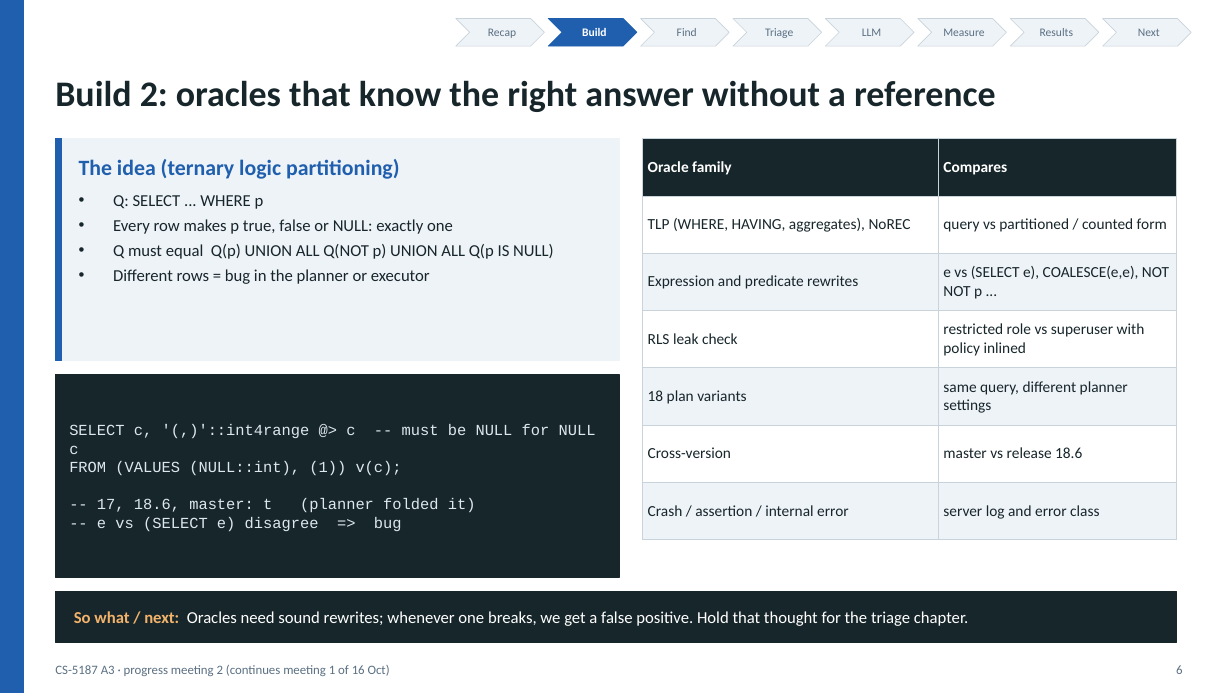
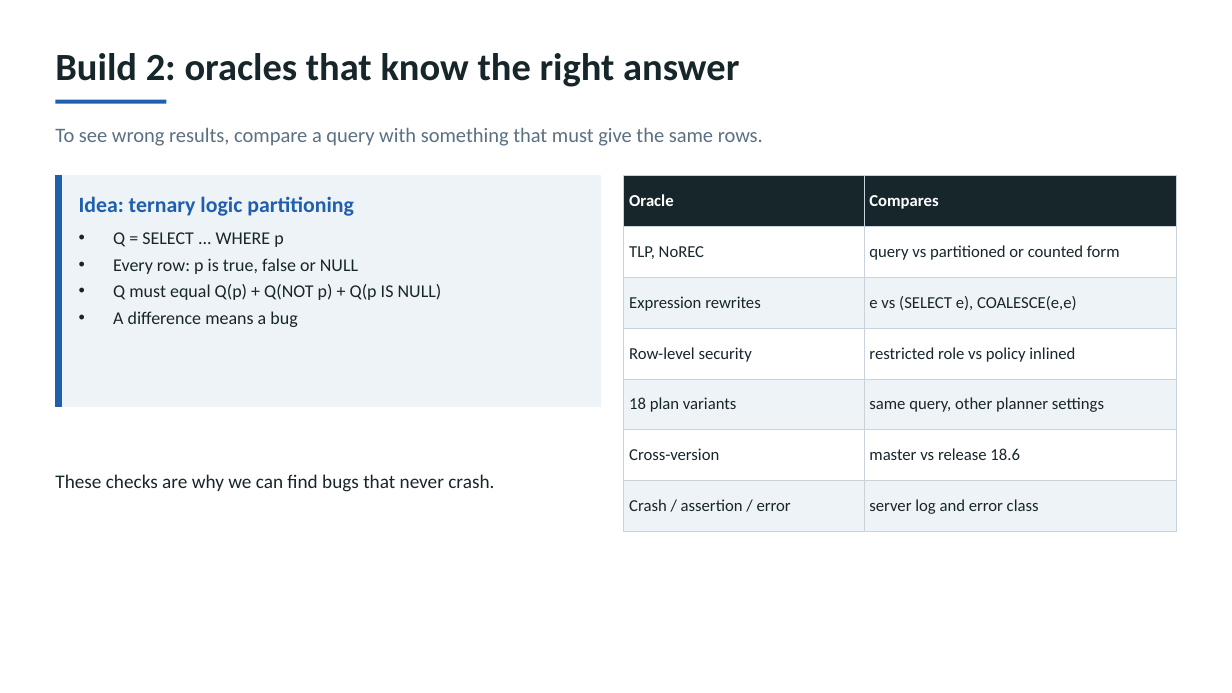
Before and after one commit to v28k/cs5187-term-project, a slide deck: slide 5 of docs/meeting2/deck/progress_meeting2.pptx (slide 6 before the commit). Drawn at 1232x693 pixels with LibreOffice and Linux fonts; fonts in the diff are those of the drawing. Boxes give left, top, right and bottom in pixels: in the first picture for what was removed or moved away, otherwise in the second. Text is boxed around its words. In the diff, an @@ line names an element or a change of style, - is before the commit and + after.

```diff
--- a/docs/meeting2/deck/progress_meeting2.pptx
+++ b/docs/meeting2/deck/progress_meeting2.pptx
@@ rectangle removed at (x1=0, y1=0, x2=23, y2=693) @@
@@ chevron removed at (x1=456, y1=18, x2=544, y2=46) @@
@@ text removed at (x1=488, y1=28, x2=516, y2=38) @@
-Recap
@@ chevron removed at (x1=548, y1=18, x2=637, y2=46) @@
@@ text removed at (x1=582, y1=28, x2=607, y2=36) @@
-Build
@@ chevron removed at (x1=640, y1=18, x2=729, y2=46) @@
@@ text removed at (x1=677, y1=28, x2=697, y2=36) @@
-Find
@@ chevron removed at (x1=733, y1=18, x2=822, y2=46) @@
@@ text removed at (x1=765, y1=28, x2=793, y2=38) @@
-Triage
@@ chevron removed at (x1=825, y1=18, x2=914, y2=46) @@
@@ text removed at (x1=862, y1=28, x2=882, y2=36) @@
-LLM
@@ chevron removed at (x1=918, y1=18, x2=1006, y2=46) @@
@@ text removed at (x1=943, y1=28, x2=984, y2=36) @@
-Measure
@@ chevron removed at (x1=1010, y1=18, x2=1099, y2=46) @@
@@ text removed at (x1=1040, y1=28, x2=1073, y2=36) @@
-Results
@@ chevron removed at (x1=1103, y1=18, x2=1191, y2=46) @@
@@ text removed at (x1=1138, y1=29, x2=1160, y2=36) @@
-Next
@@ text at (x1=55, y1=53, x2=739, y2=87): text changed; size 28 to 30 pt @@
-Build 2: oracles that know the right answer without a reference
+Build 2: oracles that know the right answer
@@ line added from (55, 102) to (166, 102), #1F5FAD 3 pt @@
@@ text added at (x1=55, y1=127, x2=763, y2=146), 16 pt, text #5B7083 @@
+To see wrong results, compare a query with something that must give the same rows.
@@ rectangle resized from (x1=55, y1=139, x2=62, y2=360) to (x1=55, y1=176, x2=62, y2=407) @@
@@ rectangle resized from (x1=55, y1=139, x2=619, y2=360) to (x1=55, y1=176, x2=601, y2=407) @@
@@ table at (x1=624, y1=176, x2=1177, y2=518) @@
-row 1, column 1: Oracle family
+row 1, column 1: Oracle
-row 2, column 1: TLP (WHERE, HAVING, aggregates), NoREC
+row 2, column 1: TLP, NoREC
-row 2, column 2: query vs partitioned / counted form
+row 2, column 2: query vs partitioned or counted form
-row 3, column 1: Expression and predicate rewrites
+row 3, column 1: Expression rewrites
-row 3, column 2: e vs (SELECT e), COALESCE(e,e), NOT NOT p ...
+row 3, column 2: e vs (SELECT e), COALESCE(e,e)
-row 4, column 1: RLS leak check
+row 4, column 1: Row-level security
-row 4, column 2: restricted role vs superuser with policy inlined
+row 4, column 2: restricted role vs policy inlined
-row 5, column 2: same query, different planner settings
+row 5, column 2: same query, other planner settings
-row 7, column 1: Crash / assertion / internal error
+row 7, column 1: Crash / assertion / error
@@ size 12 to 13 pt in "Compares", "18 plan variants", "Cross-version", "master vs release 18.6" and 1 more places @@
@@ table resized from (x1=642, y1=139, x2=1177, y2=523) to (x1=624, y1=176, x2=1177, y2=518) @@
@@ text at (x1=79, y1=196, x2=354, y2=216): text changed @@
-The idea (ternary logic partitioning)
+Idea: ternary logic partitioning
@@ text at (x1=113, y1=232, x2=442, y2=327): text changed; size 13 to 14 pt @@
-• Q: SELECT ... WHERE p
-• Every row makes p true, false or NULL: exactly one
-• Q must equal Q(p) UNION ALL Q(NOT p) UNION ALL Q(p IS NULL)
-• Different rows = bug in the planner or executor
+• Q = SELECT ... WHERE p
+• Every row: p is true, false or NULL
+• Q must equal Q(p) + Q(NOT p) + Q(p IS NULL)
+• A difference means a bug
@@ rectangle removed at (x1=55, y1=374, x2=619, y2=578) @@
@@ text removed at (x1=69, y1=424, x2=596, y2=531) @@
-SELECT c, '(,)'::int4range @> c -- must be NULL for NULL c
-FROM (VALUES (NULL::int), (1)) v(c);
--- 17, 18.6, master: t (planner folded it)
--- e vs (SELECT e) disagree => bug
@@ text added at (x1=55, y1=474, x2=494, y2=492), 15 pt, text #17262B @@
+These checks are why we can find bugs that never crash.
@@ rectangle removed at (x1=55, y1=592, x2=1177, y2=642) @@
@@ text removed at (x1=74, y1=611, x2=968, y2=626) @@
-So what / next: Oracles need sound rewrites; whenever one breaks, we get a false positive. Hold that thought for the triage chapter.
@@ text removed at (x1=55, y1=665, x2=390, y2=676) @@
-CS-5187 A3 · progress meeting 2 (continues meeting 1 of 16 Oct)
@@ text removed at (x1=1176, y1=665, x2=1182, y2=674) @@
-6
```
Also in this commit, not shown: 8 other slides changed, 10 slides added, 14 slides removed, 6 other files.
